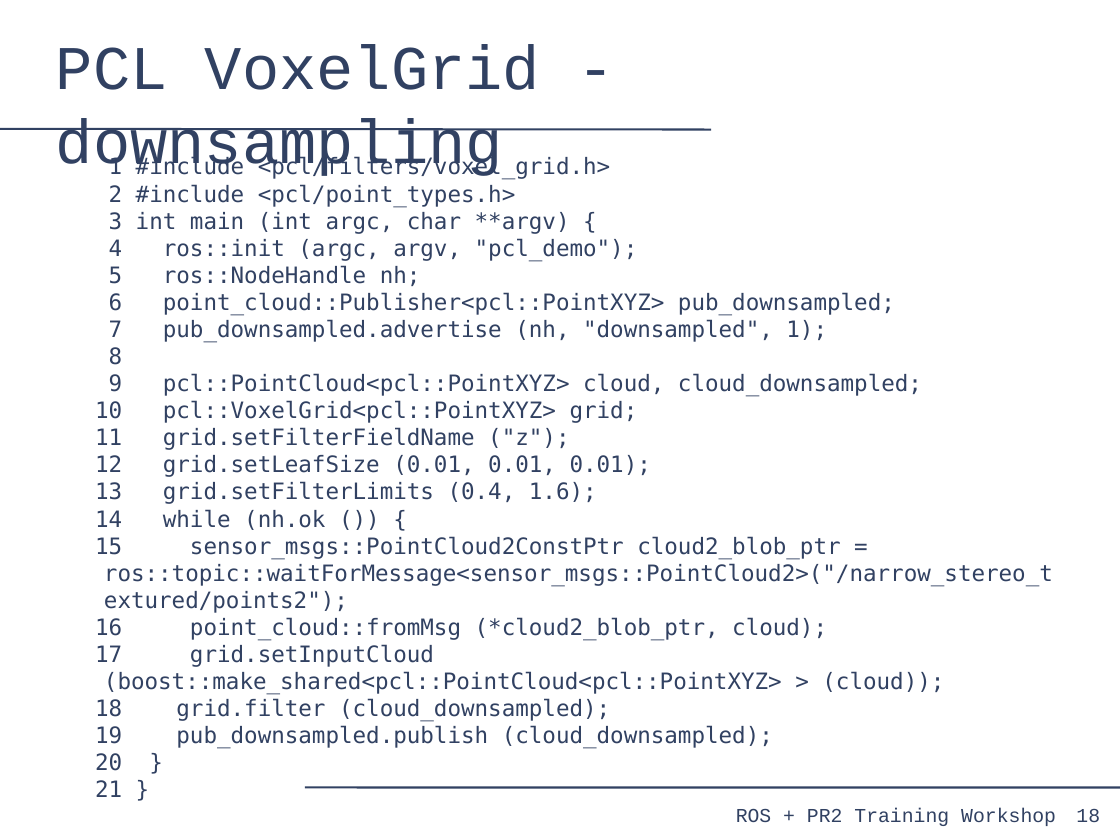
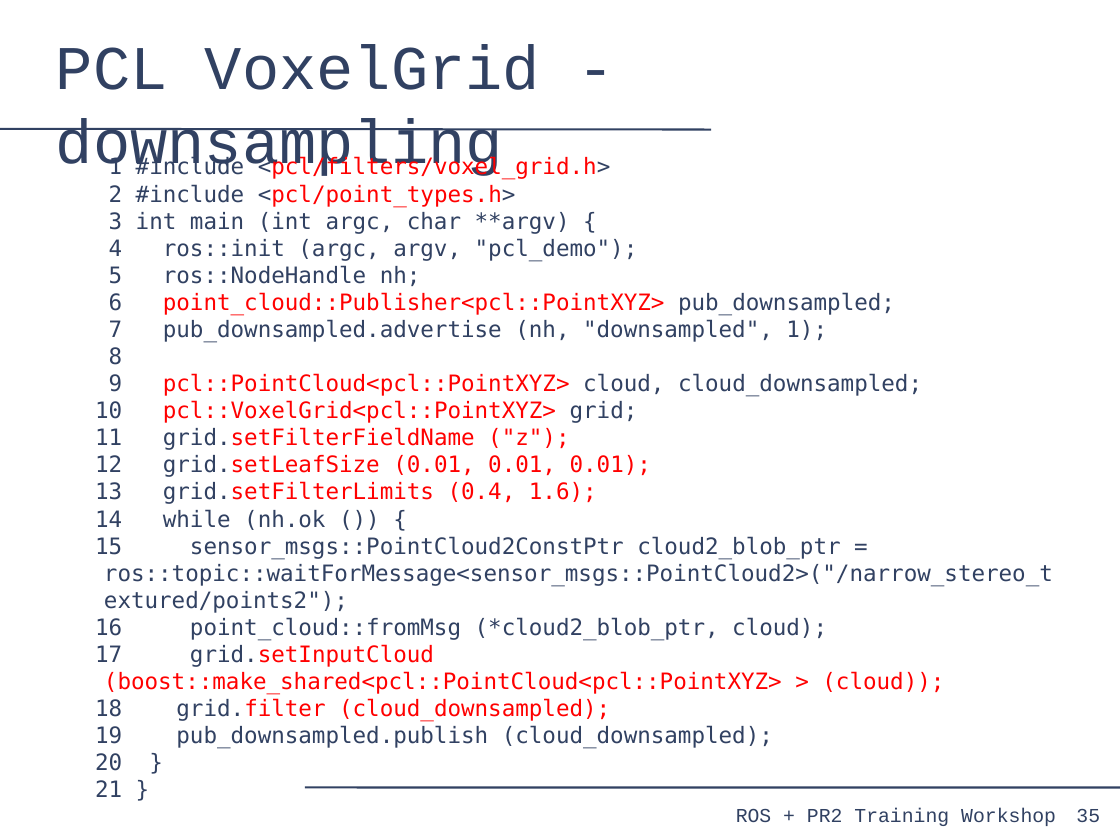
Before and after one commit to PR2/pr2_docs, a slide deck: slide 35 of pr2_training_workshop/processing_laser_data/slides.odp (slide 18 before the commit). Drawn at 1120x840 pixels with LibreOffice and Linux fonts; fonts in the diff are those of the drawing. Boxes give left, top, right and bottom in pixels: in the first picture for what was removed or moved away, otherwise in the second. Text is boxed around its words. In the diff, an @@ line names an element or a change of style, - is before the commit and + after.

```diff
--- a/pr2_training_workshop/processing_laser_data/slides.odp
+++ b/pr2_training_workshop/processing_laser_data/slides.odp
@@ text at [95,156,944,722]: text colour #314162 to #FF0000 in "<pcl/filters/voxel_grid.h>", "<pcl/point_types.h>", "point_cloud::Publisher<pcl::PointXYZ>", "pcl::PointCloud<pcl::PointXYZ>" and 6 more places @@
@@ page number at [1076,809,1100,822]: text changed @@
-18
+35
```
Also in this commit, not shown: 5 other slides changed, 20 slides added.
